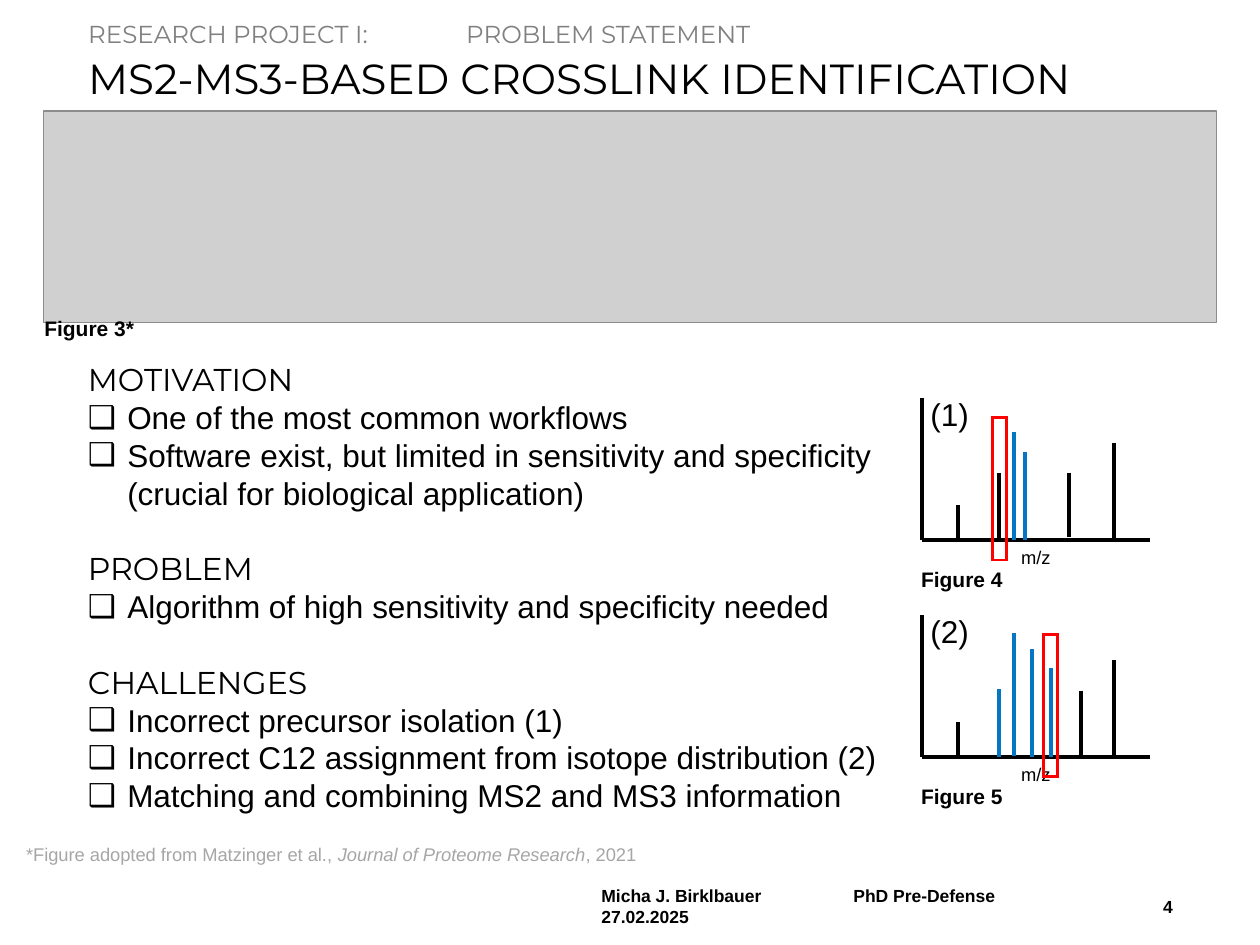
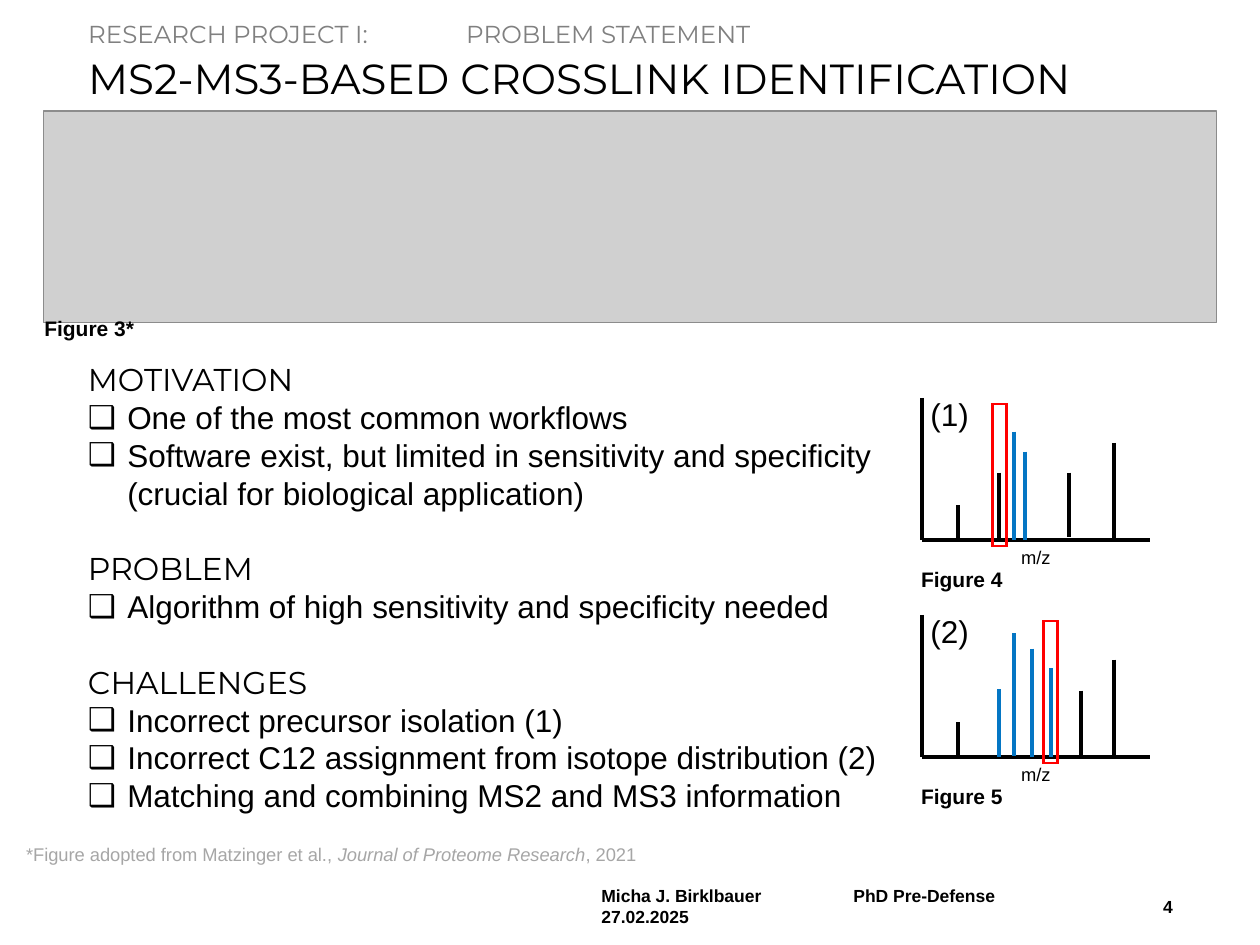
Before and after one commit to michabirklbauer/dissertation, a slide deck: slide 4 of pre-defense/presentation/Pre-defense.pptx. Drawn at 1260x945 pixels with LibreOffice and Linux fonts; fonts in the diff are those of the drawing; grey boxes stand for pictures; background and template pictures are left out. Boxes give left, top, right and bottom in pixels: in the first picture for what was removed or moved away, otherwise in the second. Text is boxed around its words. In the diff, an @@ line names an element or a change of style, - is before the commit and + after.

```diff
--- a/pre-defense/presentation/Pre-defense.pptx
+++ b/pre-defense/presentation/Pre-defense.pptx
@@ rectangle: place and size @@
-rectangle at bbox=[993, 418, 1007, 561]
+rectangle at bbox=[993, 404, 1007, 547]
@@ rectangle: place and size @@
-rectangle at bbox=[1043, 635, 1057, 777]
+rectangle at bbox=[1043, 621, 1057, 764]
```
Also in this commit, not shown: 5 other slides changed.
